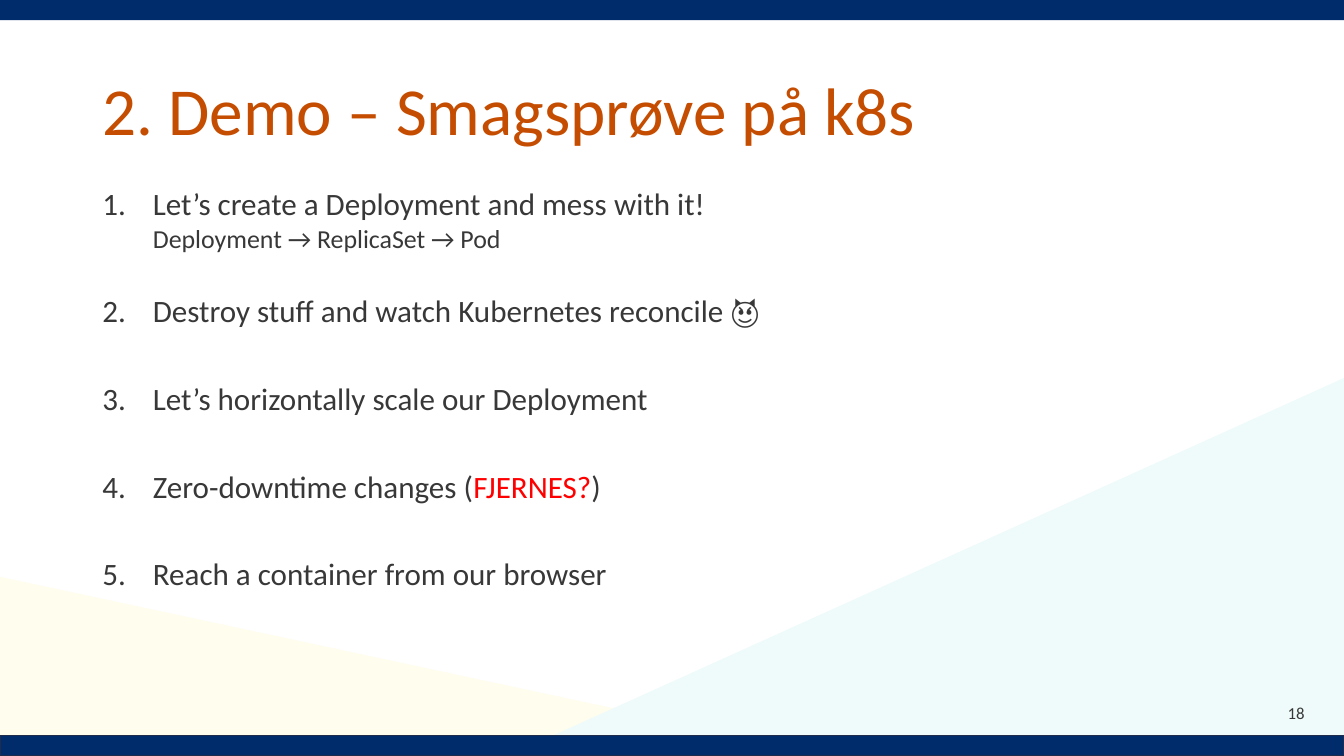
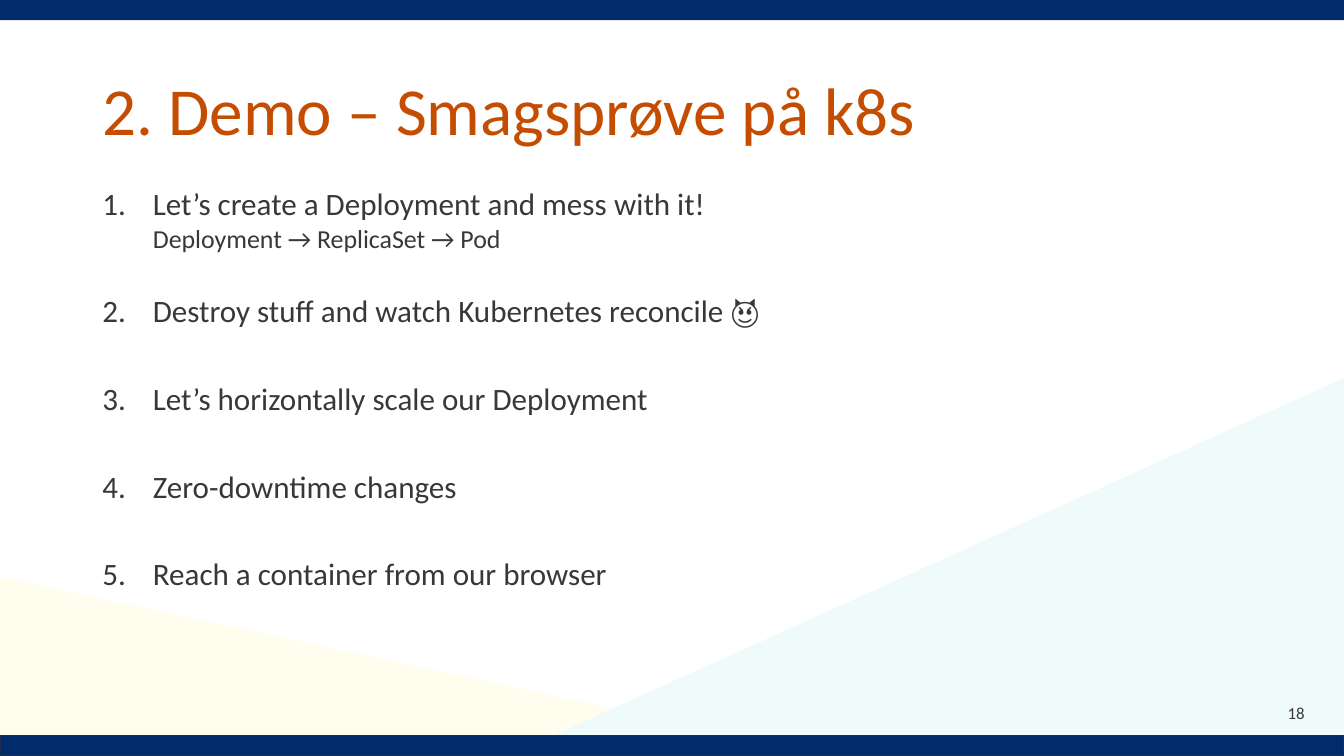
Before and after one commit to Notalib/workshop-kubernetes, a slide deck: slide 18 of Kubernetes_workshop.pptx. Drawn at 1344x756 pixels with LibreOffice and Linux fonts; fonts in the diff are those of the drawing; background and template pictures are left out. Boxes give left, top, right and bottom in pixels: in the first picture for what was removed or moved away, otherwise in the second. Text is boxed around its words. In the diff, an @@ line names an element or a change of style, - is before the commit and + after.

```diff
--- a/Kubernetes_workshop.pptx
+++ b/Kubernetes_workshop.pptx
@@ text at box(153, 476, 457, 504): text changed @@
-4. Zero-downtime changes (FJERNES?)
+4. Zero-downtime changes
```
Also in this commit, not shown: 7 other slides changed.
